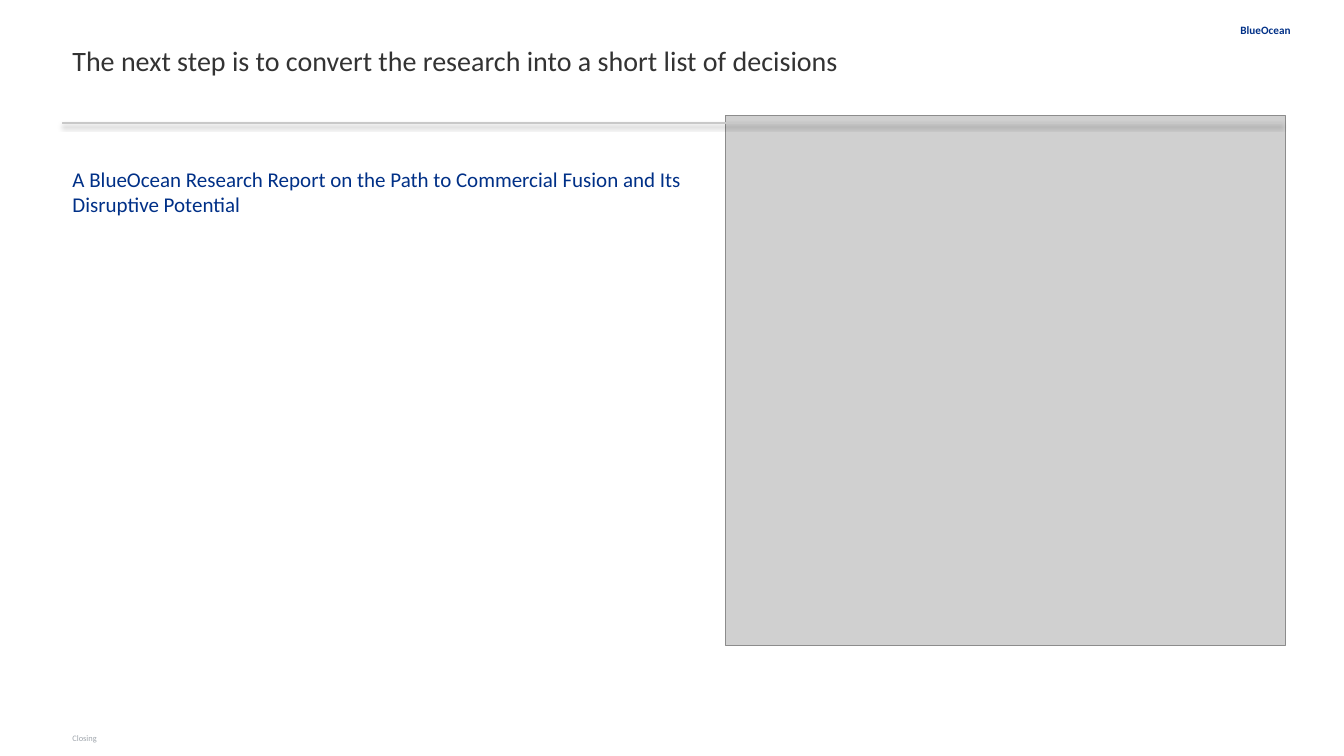
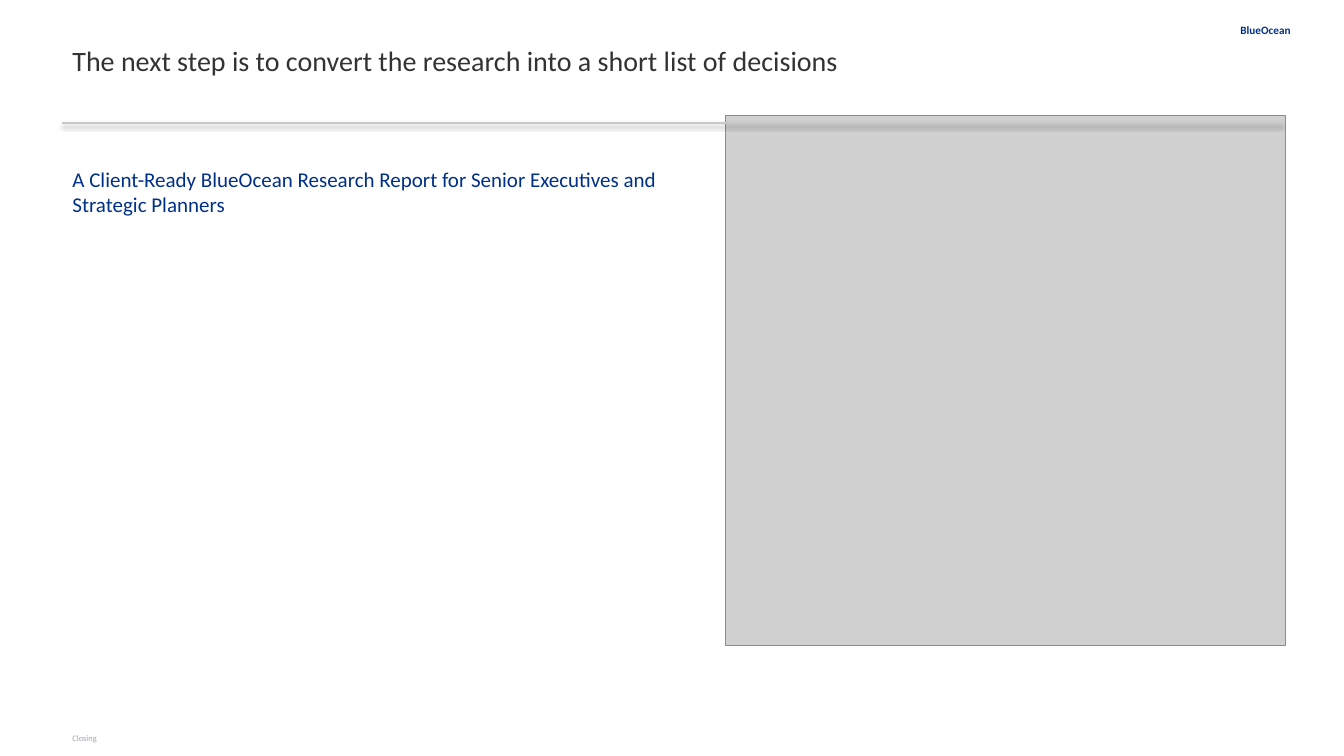
Before and after one commit to yt-feng/gen_rpt, a slide deck: slide 20 of reports/2026-05-14-nuclear-fusion-commercialization-outlook-and-strategic-impli/report.pptx (slide 17 before the commit). Drawn at 1344x756 pixels with LibreOffice and Linux fonts; fonts in the diff are those of the drawing; grey boxes stand for pictures. Boxes give left, top, right and bottom in pixels: in the first picture for what was removed or moved away, otherwise in the second. Text is boxed around its words. In the diff, an @@ line names an element or a change of style, - is before the commit and + after.

```diff
--- a/reports/2026-05-14-nuclear-fusion-commercialization-outlook-and-strategic-impli/report.pptx
+++ b/reports/2026-05-14-nuclear-fusion-commercialization-outlook-and-strategic-impli/report.pptx
@@ text at [72, 172, 656, 216]: text changed @@
-A BlueOcean Research Report on the Path to Commercial Fusion and Its Disruptive Potential
+A Client-Ready BlueOcean Research Report for Senior Executives and Strategic Planners
```
Also in this commit, not shown: 4 other slides changed, 9 slides added, 6 slides removed, 50 other files.
